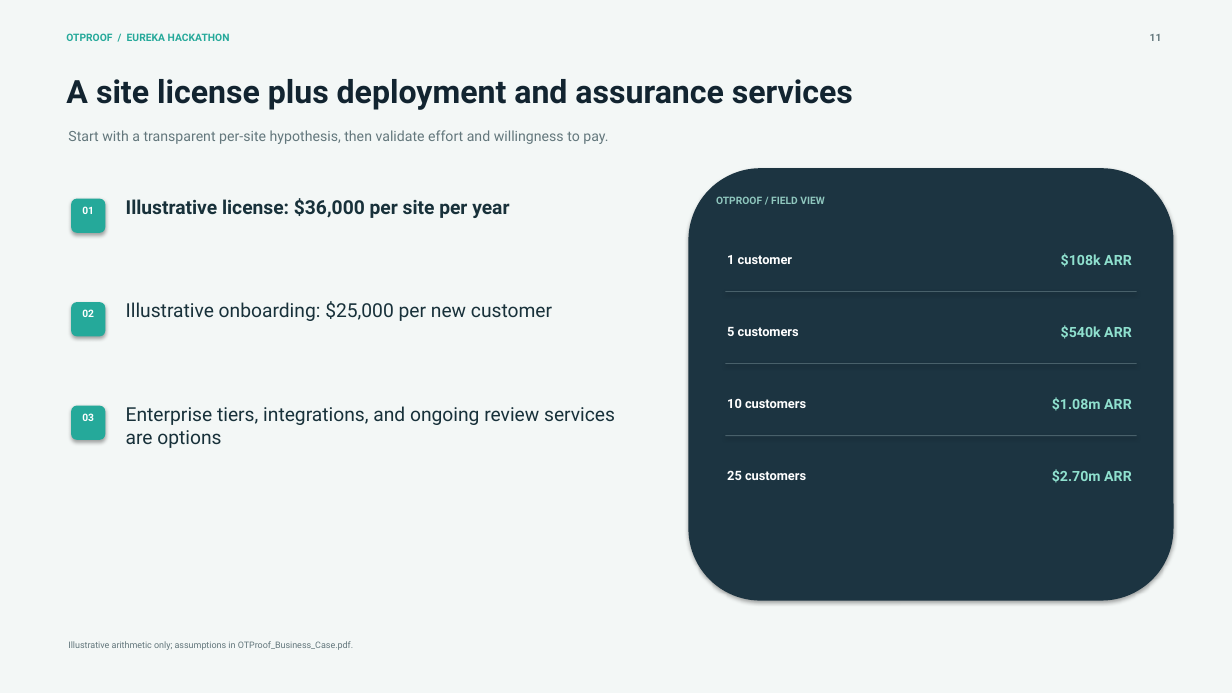
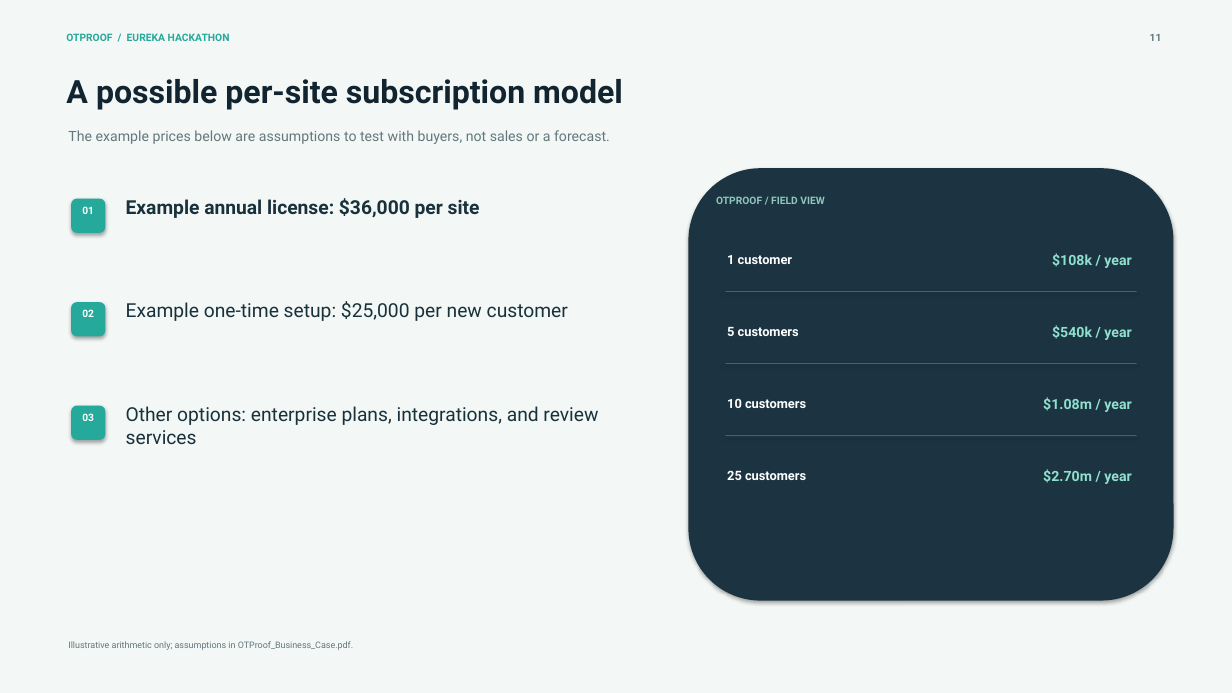
Before and after one commit to deepeshaiml/OTProof, a slide deck: slide 11 of OTProof_Pitch_Deck.pptx. Drawn at 1232x693 pixels with LibreOffice and Linux fonts; fonts in the diff are those of the drawing. Boxes give left, top, right and bottom in pixels: in the first picture for what was removed or moved away, otherwise in the second. Text is boxed around its words. In the diff, an @@ line names an element or a change of style, - is before the commit and + after.

```diff
--- a/OTProof_Pitch_Deck.pptx
+++ b/OTProof_Pitch_Deck.pptx
@@ text at (66, 79, 623, 110): text changed @@
-A site license plus deployment and assurance services
+A possible per-site subscription model
@@ text at (68, 130, 610, 144): text changed @@
-Start with a transparent per-site hypothesis, then validate effort and willingness to pay.
+The example prices below are assumptions to test with buyers, not sales or a forecast.
@@ text at (126, 198, 480, 218): text changed @@
-Illustrative license: $36,000 per site per year
+Example annual license: $36,000 per site
@@ text at (1052, 253, 1131, 268): text changed @@
-$108k ARR
+$108k / year
@@ text at (126, 301, 568, 321): text changed @@
-Illustrative onboarding: $25,000 per new customer
+Example one-time setup: $25,000 per new customer
@@ text at (1052, 325, 1131, 340): text changed @@
-$540k ARR
+$540k / year
@@ text at (126, 406, 598, 444): text changed @@
-Enterprise tiers, integrations, and ongoing review services are options
+Other options: enterprise plans, integrations, and review services
@@ text at (1043, 397, 1131, 412): text changed @@
-$1.08m ARR
+$1.08m / year
@@ text at (1043, 469, 1131, 484): text changed @@
-$2.70m ARR
+$2.70m / year
```
Also in this commit, not shown: 13 other slides changed, 1 slide added, 16 other files.
